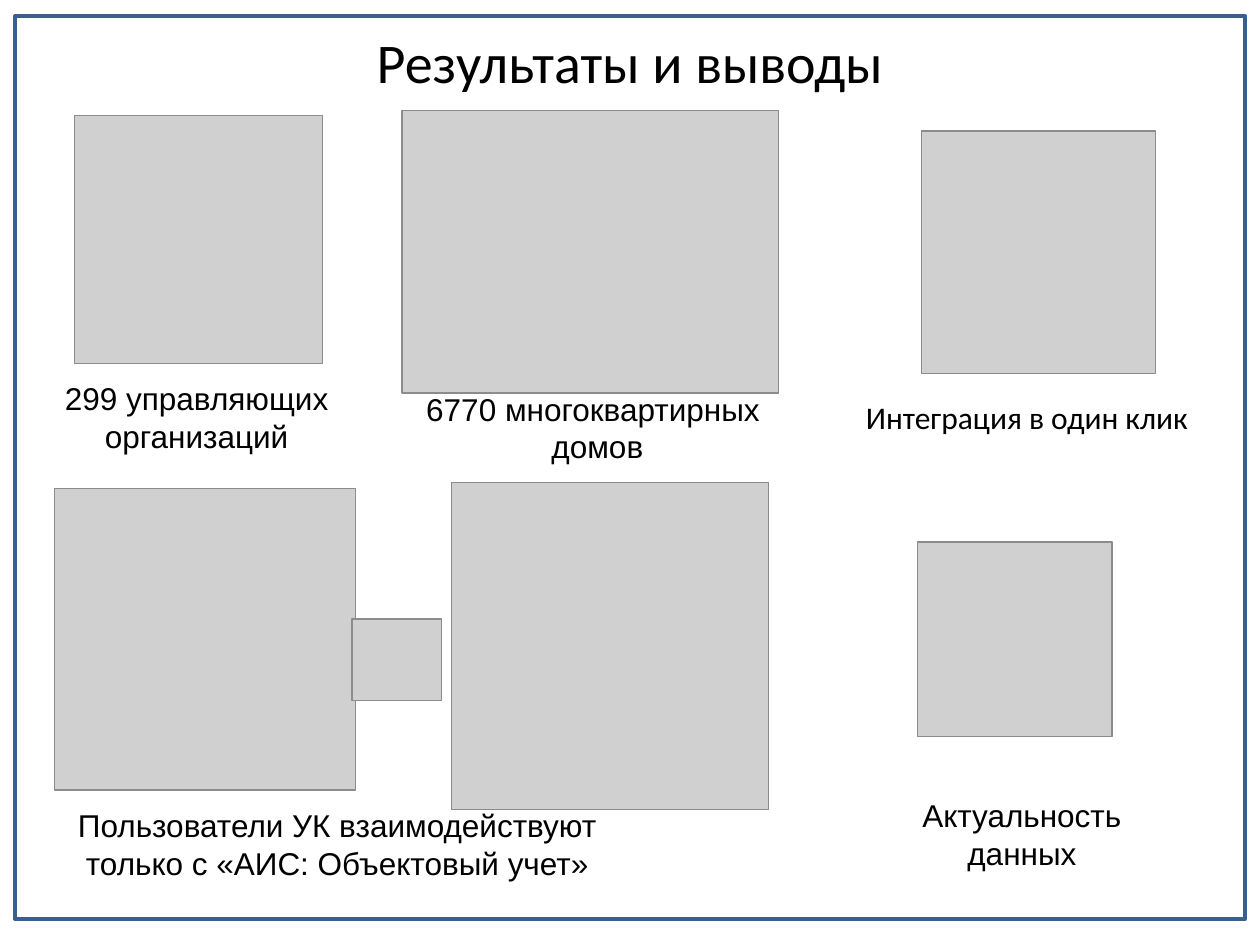
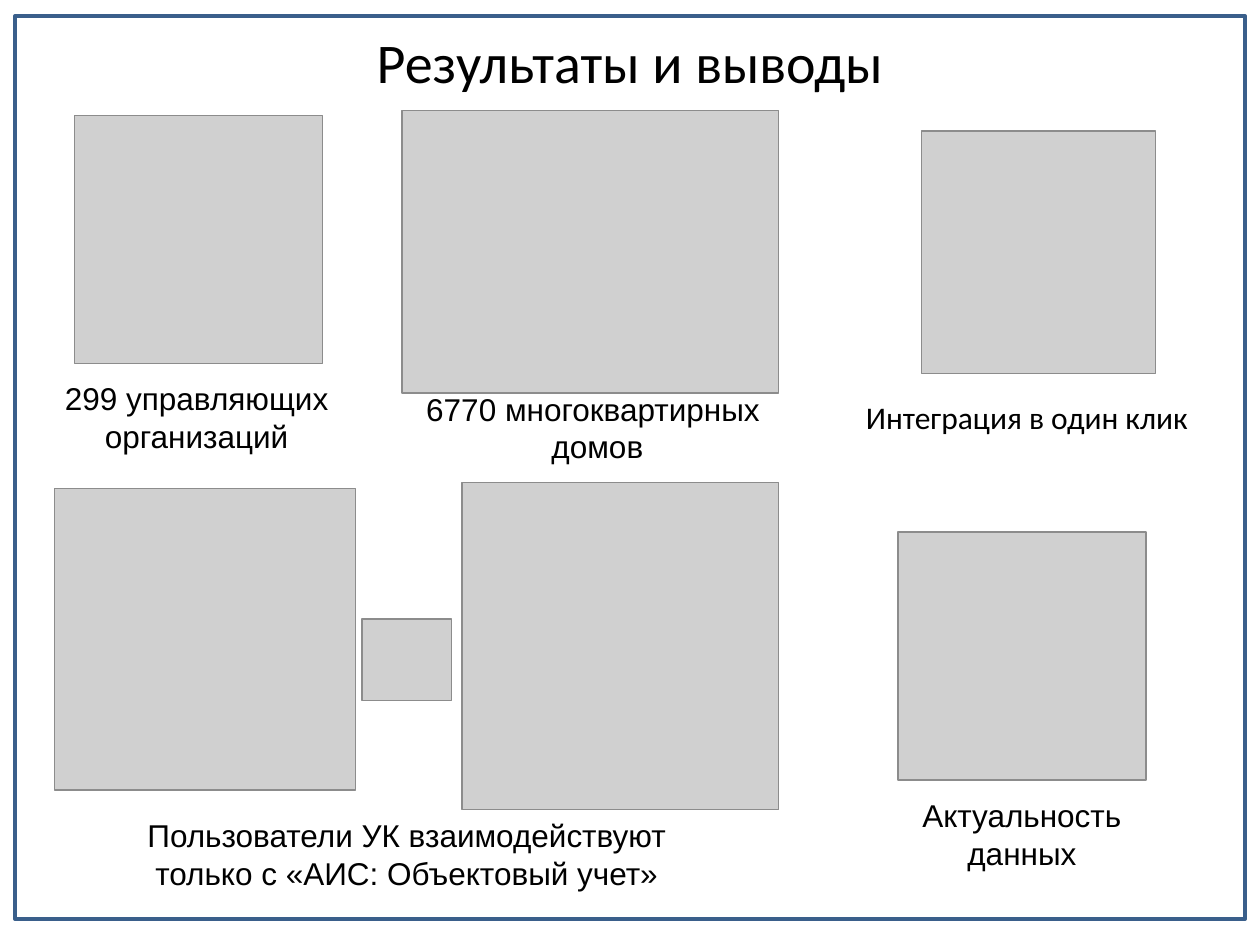
Before and after one commit to Alexeyyy/Diploma_doc, a slide deck: slide 19 of Презентация/Боевая/Подсистема_интеграции_4.pptx. Drawn at 1260x945 pixels with LibreOffice and Linux fonts; fonts in the diff are those of the drawing; grey boxes stand for pictures. Boxes give left, top, right and bottom in pixels: in the first picture for what was removed or moved away, otherwise in the second. Text is boxed around its words. In the diff, an @@ line names an element or a change of style, - is before the commit and + after.

```diff
--- a/Презентация/Боевая/Подсистема_интеграции_4.pptx
+++ b/Презентация/Боевая/Подсистема_интеграции_4.pptx
@@ picture: place and size @@
-picture at box(451, 483, 769, 810)
+picture at box(462, 483, 780, 810)
@@ picture: place and size @@
-picture at box(917, 542, 1111, 736)
+picture at box(898, 532, 1147, 780)
@@ picture: place and size @@
-picture at box(353, 619, 442, 701)
+picture at box(362, 619, 451, 701)
@@ text "Пользователи УК взаимодействуют только с ...": place and size @@
-text "Пользователи УК взаимодействуют только с ..." at box(78, 813, 596, 881)
+text "Пользователи УК взаимодействуют только с ..." at box(147, 823, 666, 891)
```
Also in this commit, not shown: 6 other slides changed, 1 other file.
